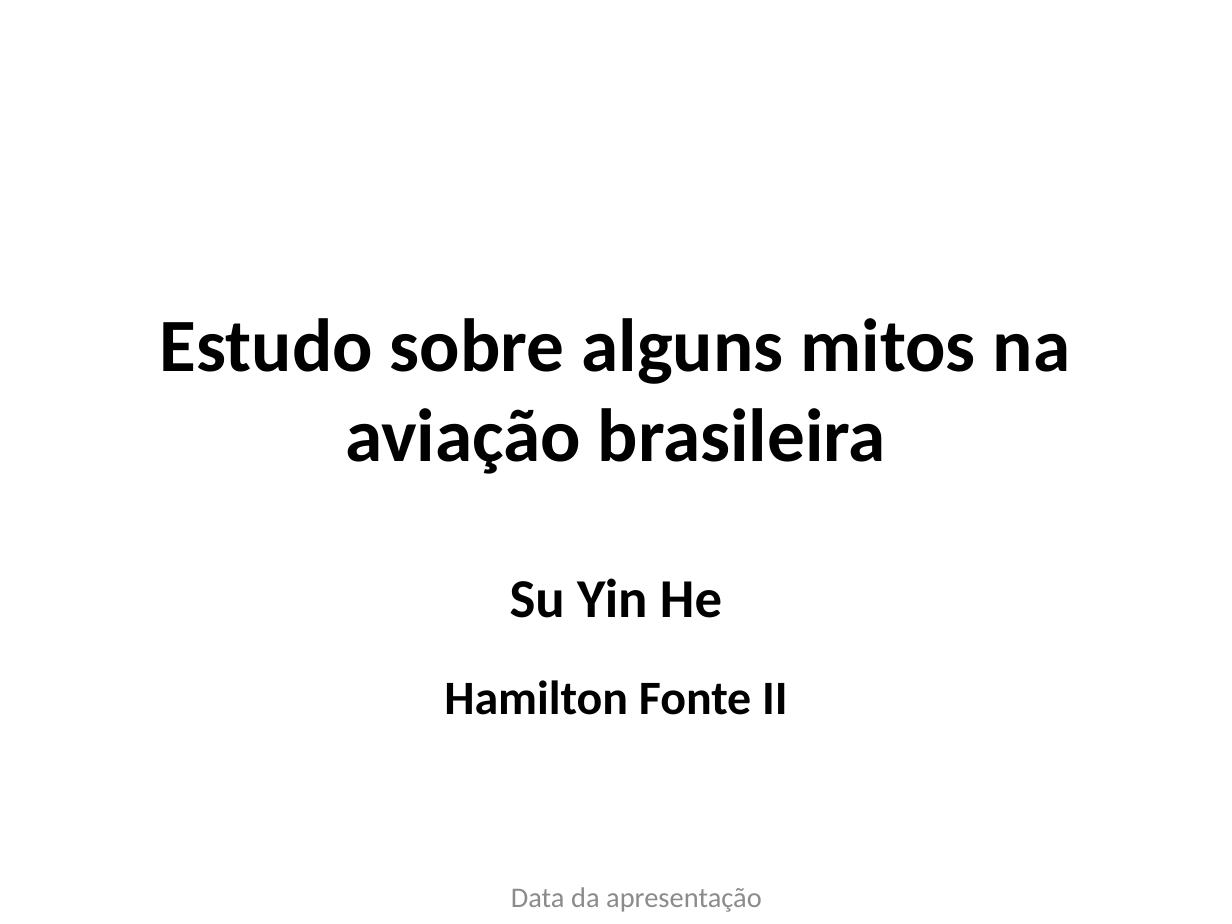
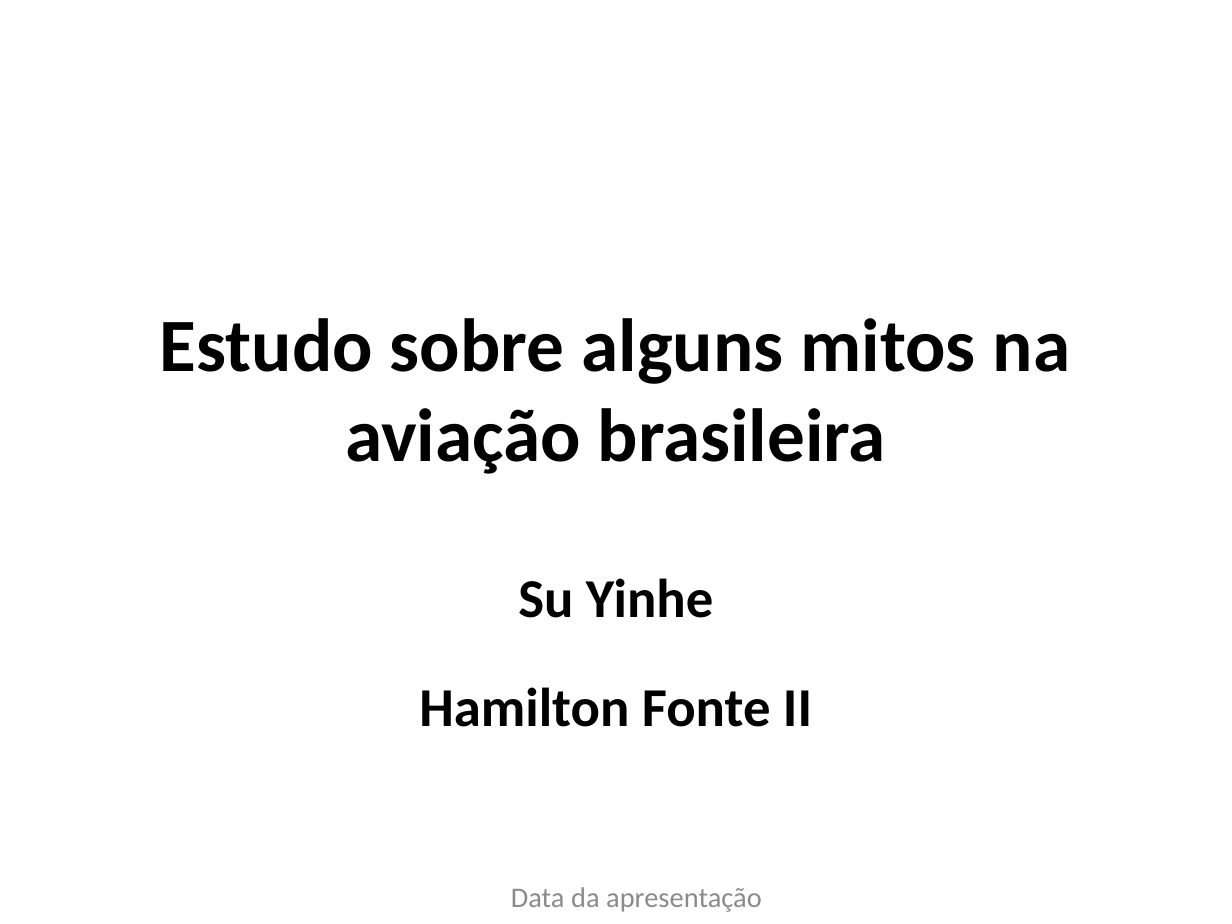
Before and after one commit to W3SS/ciencia-dados, a slide deck: slide 1 of apresentacao ciencia dados.pptx. Drawn at 1232x924 pixels with LibreOffice and Linux fonts; fonts in the diff are those of the drawing. Boxes give left, top, right and bottom in pixels: in the first picture for what was removed or moved away, otherwise in the second. Text is boxed around its words. In the diff, an @@ line names an element or a change of style, - is before the commit and + after.

```diff
--- a/apresentacao ciencia dados.pptx
+++ b/apresentacao ciencia dados.pptx
@@ subtitle at (518, 578, 713, 618): text changed @@
-Su Yin He
+Su Yinhe
@@ subtitle at (419, 687, 812, 727): size 28 to 32 pt in "Hamilton Fonte II" @@
```
Also in this commit, not shown: 5 other slides changed.
